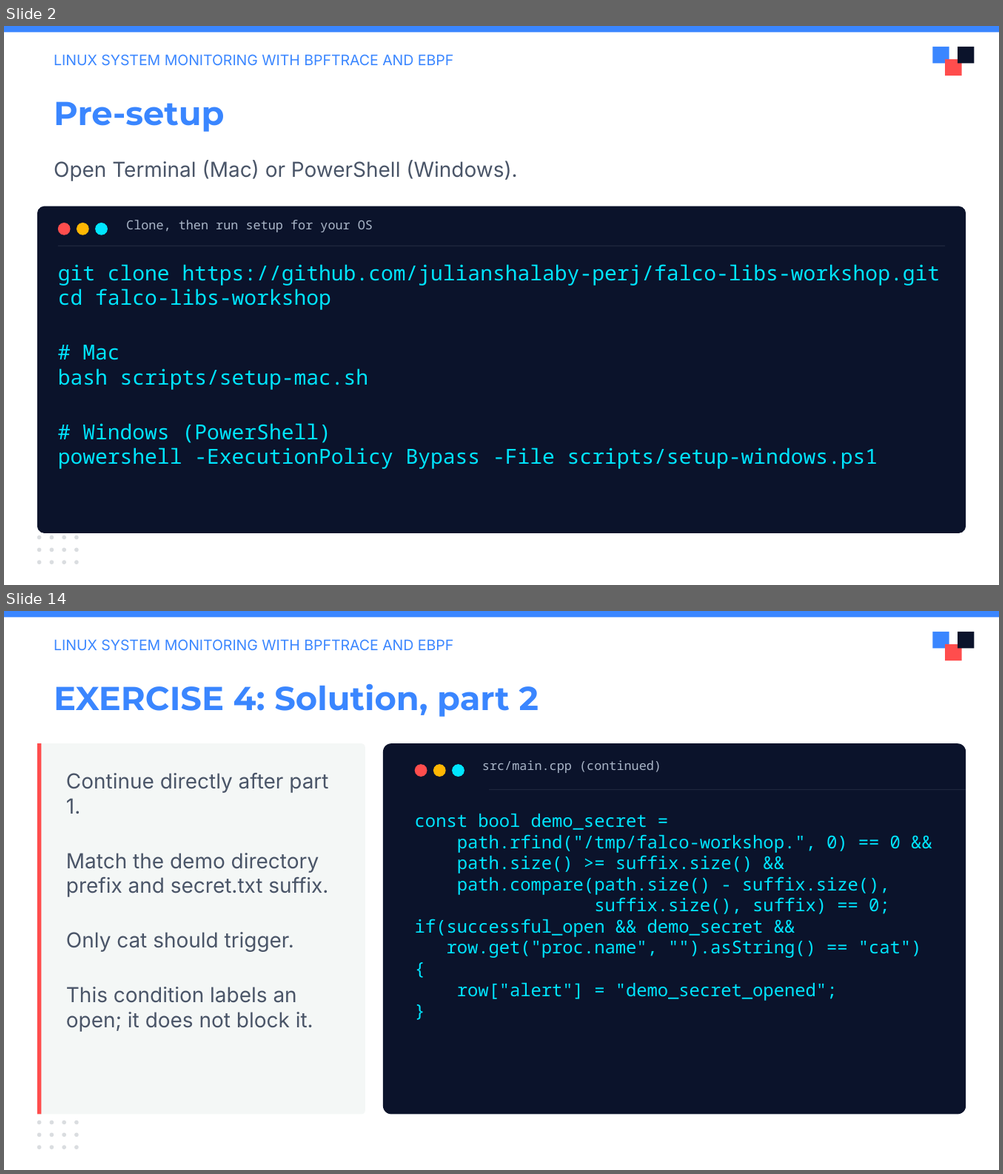
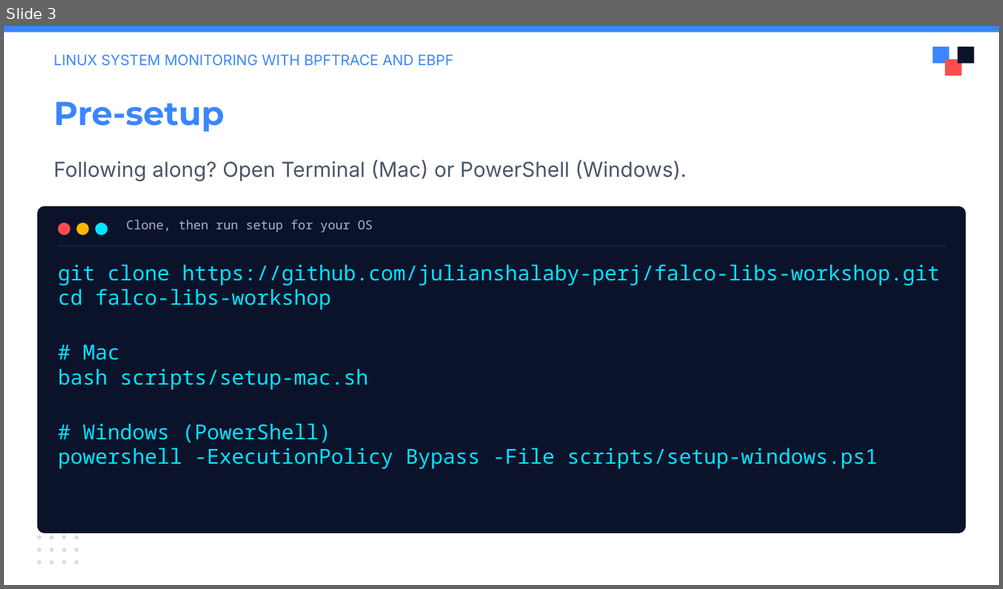
Before and after one commit to julianshalaby-perj/falco-libs-workshop, a slide deck: presentation/falco-libs-intro.pptx. Shown one above the other, each under a label of ours: slides 2 and 14 before the commit, slide 3 after it; the slides between them are not shown. The pictures are 1003x1174 and 1003x589 pixels, drawn with LibreOffice and Linux fonts; fonts in the diff are those of the drawing; background and template pictures are left out. Boxes give left, top, right and bottom in pixels: in the first picture for what was removed or moved away, otherwise in the second. Text is boxed around its words. In the diff, an @@ line names an element or a change of style, - is before the commit and + after.

```diff
--- a/presentation/falco-libs-intro.pptx
+++ b/presentation/falco-libs-intro.pptx
@@ slide 14 removed at box(4, 611, 999, 1170), background #FFFFFF @@
@@ rectangle removed at box(4, 611, 999, 617) @@
@@ rectangle removed at box(932, 632, 949, 649) @@
@@ rectangle removed at box(957, 632, 973, 649) @@
@@ text removed at box(54, 639, 453, 651) @@
-LINUX SYSTEM MONITORING WITH BPFTRACE AND EBPF
@@ rectangle removed at box(945, 644, 962, 661) @@
@@ text removed at box(54, 684, 538, 717) @@
-EXERCISE 4: Solution, part 2
@@ rounded rectangle removed at box(37, 743, 365, 1114) @@
@@ rectangle removed at box(37, 743, 41, 1114) @@
@@ rounded rectangle removed at box(383, 743, 966, 1114) @@
@@ ellipse removed at box(415, 764, 427, 776) @@
@@ ellipse removed at box(432, 764, 444, 776) @@
@@ ellipse removed at box(452, 764, 464, 776) @@
@@ text removed at box(482, 760, 661, 773) @@
-src/main.cpp (continued)
@@ text removed at box(66, 772, 328, 1032) @@
-Continue directly after part 1.
-Match the demo directory prefix and secret.txt suffix.
-Only cat should trigger.
-This condition labels an open; it does not block it.
@@ rectangle removed at box(489, 789, 966, 790) @@
@@ text removed at box(415, 814, 922, 1001) @@
-const bool demo_secret =
-path.rfind("/tmp/falco-workshop.", 0) == 0 &&
-path.size() >= suffix.size() &&
-path.compare(path.size() - suffix.size(),
-suffix.size(), suffix) == 0;
-if(successful_open && demo_secret &&
-row.get("proc.name", "").asString() == "cat") {
-row["alert"] = "demo_secret_opened";
-}
@@ ellipse removed at box(37, 1120, 41, 1125) @@
@@ ellipse removed at box(50, 1120, 54, 1125) @@
@@ ellipse removed at box(62, 1120, 65, 1125) @@
@@ ellipse removed at box(74, 1120, 79, 1125) @@
@@ ellipse removed at box(37, 1133, 41, 1137) @@
@@ ellipse removed at box(50, 1133, 54, 1137) @@
@@ ellipse removed at box(62, 1133, 65, 1137) @@
@@ ellipse removed at box(74, 1133, 79, 1137) @@
@@ ellipse removed at box(37, 1146, 41, 1150) @@
@@ ellipse removed at box(50, 1146, 54, 1150) @@
@@ ellipse removed at box(62, 1146, 65, 1150) @@
@@ ellipse removed at box(74, 1146, 79, 1150) @@
@@ what was slide 2 is now slide 3 @@
@@ slide 3 changed as well @@
@@ text at box(54, 160, 686, 181): text changed @@
-Open Terminal (Mac) or PowerShell (Windows).
+Following along? Open Terminal (Mac) or PowerShell (Windows).
```
Also in this commit, not shown: 6 other slides changed, 4 slides added, 11 other slides removed.
